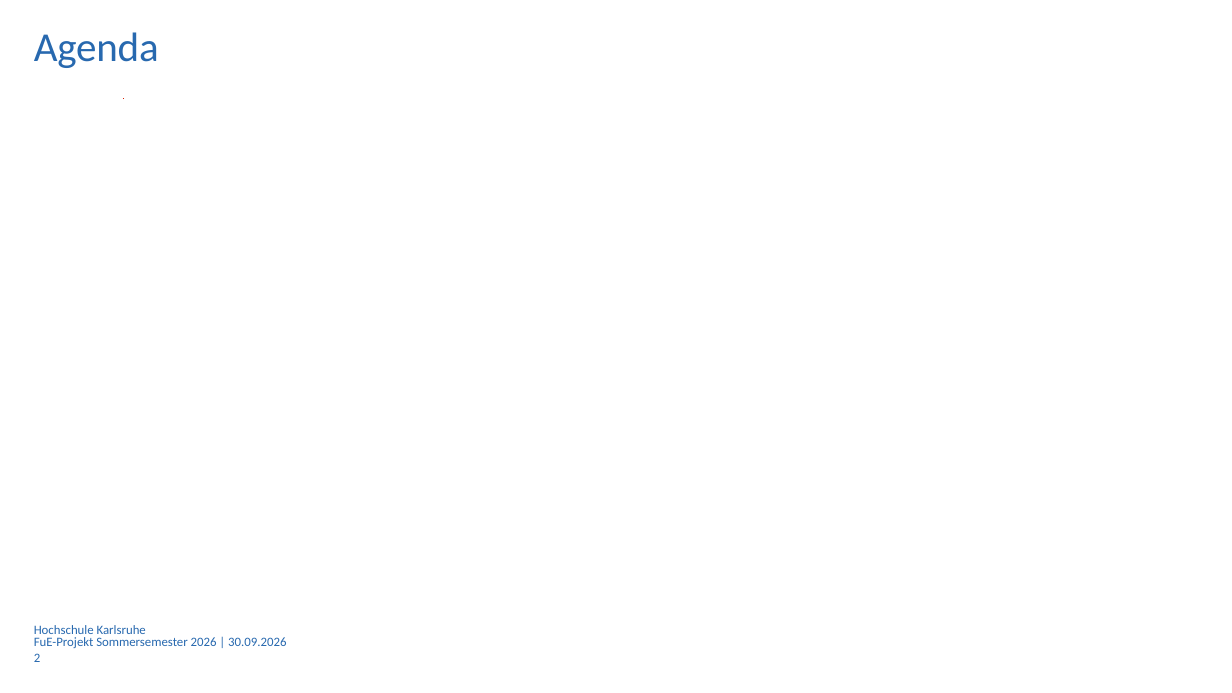
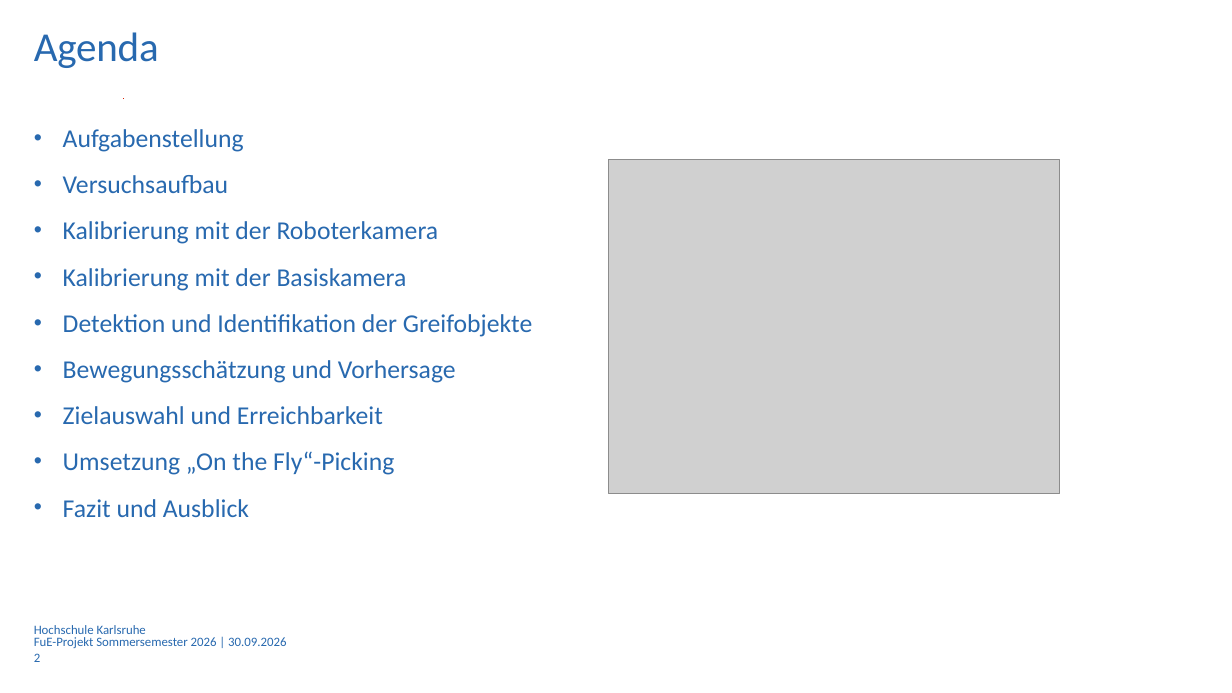
Before and after one commit to Luze212/roboter_tetris, a slide deck: slide 2 of Projektbericht/Presentation/Abschlussprasentation_RoboterTetris_V01_3.pptx. Drawn at 1232x693 pixels with LibreOffice and Linux fonts; fonts in the diff are those of the drawing; grey boxes stand for pictures; background and template pictures are left out. Boxes give left, top, right and bottom in pixels: in the first picture for what was removed or moved away, otherwise in the second. Text is boxed around its words. In the diff, an @@ line names an element or a change of style, - is before the commit and + after.

Commit message:
Presentation final

```diff
--- a/Projektbericht/Presentation/Abschlussprasentation_RoboterTetris_V01_3.pptx
+++ b/Projektbericht/Presentation/Abschlussprasentation_RoboterTetris_V01_3.pptx
@@ text added at bbox=[63, 129, 533, 517], 20 pt, text #2869AF @@
+• Aufgabenstellung
+• Versuchsaufbau
+• Kalibrierung mit der Roboterkamera
+• Kalibrierung mit der Basiskamera
+• Detektion und Identifikation der Greifobjekte
+• Bewegungsschätzung und Vorhersage
+• Zielauswahl und Erreichbarkeit
+• Umsetzung „On the Fly“-Picking
+• Fazit und Ausblick
@@ picture added at bbox=[609, 160, 1060, 494] @@
```
Also in this commit, not shown: 4 other slides changed, 1 slide added, 1 slide removed, 1 other file.
